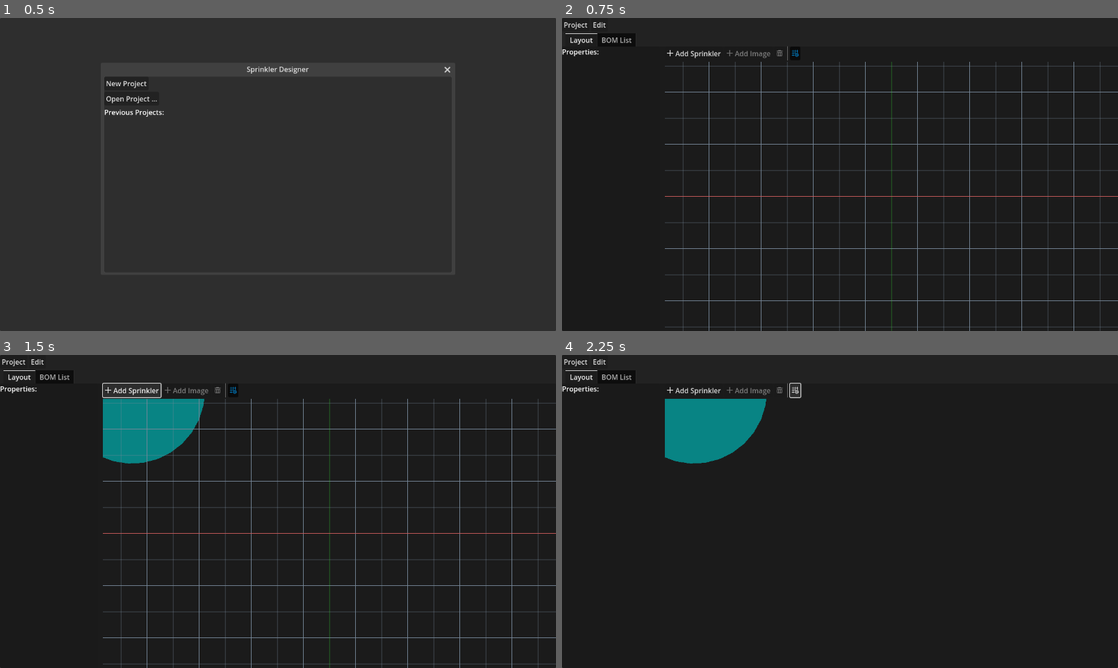
Above: before the commit, frames 1-4 (two rows, left to right).
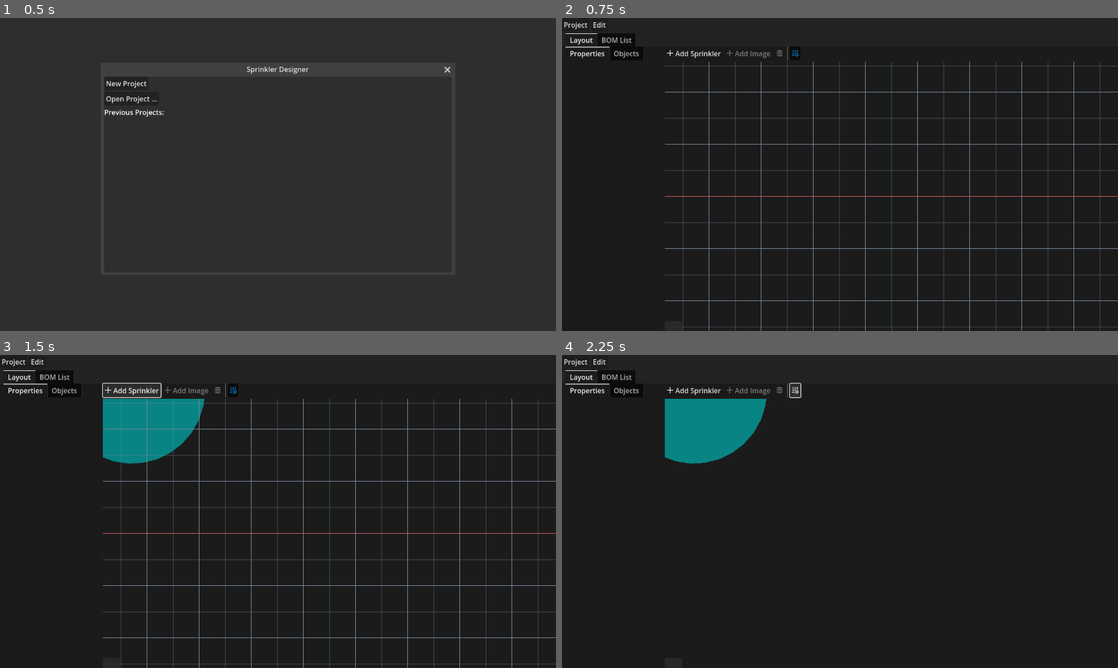
Above: after the commit, the same moments.

Repository: hankedan000/yardscaper
Game: Godot game, scene res://scenes/Main/Main.tscn
The game is run twice, just before and just after one commit, with the same random seed, the same clock (stepped at 60 frames per second) and the same inputs.
Inputs (mouse positions are in pixels of both pictures, inside the frame that each line leads up to):
- Up to frame 1 (0.5 s): no input
- Up to frame 2 (0.75 s): click "New Project" at 0.5 s
- Up to frame 3 (1.5 s): click "Add Sprinkler" at 1.25 s
- Up to frame 4 (2.25 s): click (795, 389) at 2 s

Frame 1 is identical in both runs. In frame 2, 0.2% of the frame differs, in the area x 0-14%, y 9-13%; in frame 3, 0.2%; in frame 4, 0.2%.

Commit message:
Initial work toward reordering objects

Diff:
--- a/SprinklerDesigner/scenes/ImageNode/ImageNode.gd
+++ b/SprinklerDesigner/scenes/ImageNode/ImageNode.gd
@@ -4,6 +4,13 @@
 @onready var texture_rect := $TextureRect
 
 var filename : String = ""
+
+var user_label : String = "" :
+	set(value):
+		var old_value = user_label
+		user_label = value
+		if old_value != user_label:
+			emit_signal('property_changed', 'user_label', old_value, user_label)
 
 var width_ft : float = 0:
 	set(value):
@@ -48,7 +55,9 @@
 func serialize():
 	var position_ft = Utils.px_to_ft_vec(position)
 	return {
+		'class_name' : 'ImageNode',
 		'filename' : filename,
+		'user_label' : user_label,
 		'position_ft' : [position_ft.x, position_ft.y],
 		'width_ft' : width_ft,
 		'height_ft' : height_ft
@@ -56,6 +65,7 @@
 
 func deserialize(obj):
 	filename = obj['filename']
+	user_label = obj['user_label']
 	var pos_ft = obj['position_ft']
 	position = Vector2(Utils.ft_to_px(pos_ft[0]), Utils.ft_to_px(pos_ft[1]))
 	width_ft = Utils.dict_get(obj, 'width_ft', 0)
--- a/SprinklerDesigner/scenes/LayoutPanel/LayoutPanel.gd
+++ b/SprinklerDesigner/scenes/LayoutPanel/LayoutPanel.gd
@@ -2,15 +2,14 @@
 
 @onready var img_dialog               := $ImgDialog
 
-@onready var sprink_prop_list         := $HSplitContainer/PropertiesPanel/VBox/ScrollContainer/SprinklerPropertiesList
-@onready var img_prop_list            := $HSplitContainer/PropertiesPanel/VBox/ScrollContainer/ImageNodePropertiesList
+@onready var sprink_prop_list         := $HSplitContainer/LeftPane/Properties/SprinklerPropertiesList
+@onready var img_prop_list            := $HSplitContainer/LeftPane/Properties/ImageNodePropertiesList
+@onready var objects_list             := $HSplitContainer/LeftPane/Objects
 
 @onready var add_img_button           := $HSplitContainer/Layout/LayoutToolbar/AddImage
-
+@onready var remove_button            := $HSplitContainer/Layout/LayoutToolbar/RemoveButton
 @onready var world_container          := $HSplitContainer/Layout/World/ViewportContainer
 @onready var mouse_pos_label          := $HSplitContainer/Layout/World/MousePosLabel
-
-@onready var remove_button            := $HSplitContainer/Layout/LayoutToolbar/RemoveButton
 
 @export var SprinklerScene : PackedScene = null
 
@@ -55,6 +54,7 @@
 	TheProject.closed.connect(_on_TheProject_closed)
 	sprink_prop_list.visible = false
 	img_prop_list.visible = false
+	objects_list.world = world_container
 	undo_redo_ctrl.before_a_do.connect(_on_undo_redo_ctrl_before_a_do)
 	undo_redo_ctrl.after_a_do.connect(_on_undo_redo_ctrl_after_a_do)
 
@@ -90,7 +90,7 @@
 			var smallest_dist_px = null
 			var nearest_sprink = null
 			var clicked_image = null
-			for child in world_container.viewport.get_children():
+			for child in world_container.objects.get_children():
 				if child is Sprinkler:
 					var dist_px = (child.position - pos_in_world_px).length()
 					if dist_px > Utils.ft_to_px(child.dist_ft):
@@ -176,7 +176,7 @@
 	sprinkler_to_add = SprinklerScene.instantiate()
 	sprinkler_to_add.user_label = "Sprinkler%d" % TheProject.sprinklers.size()
 	sprinkler_to_add.position = _global_xy_to_pos_in_world(get_global_mouse_position())
-	world_container.viewport.add_child(sprinkler_to_add)
+	world_container.objects.add_child(sprinkler_to_add)
 	mode = Mode.AddSprinkler
 
 func _on_add_image_pressed():
@@ -190,14 +190,14 @@
 	selected_obj = null
 
 func _on_TheProject_node_changed(obj, change_type, args):
-	var obj_in_world = obj.get_parent() == world_container.viewport
+	var obj_in_world = obj in world_container.objects.get_children()
 	match change_type:
 		TheProject.ChangeType.ADD:
 			if not obj_in_world:
-				world_container.viewport.add_child(obj)
+				world_container.objects.add_child(obj)
 		TheProject.ChangeType.REMOVE:
 			if obj_in_world:
-				world_container.viewport.remove_child(obj)
+				world_container.objects.remove_child(obj)
 		TheProject.ChangeType.PROP_EDIT:
 			if not _ignore_while_in_undo_redo:
 				var prop = args[0]
--- a/SprinklerDesigner/scenes/LayoutPanel/LayoutPanel.tscn
+++ b/SprinklerDesigner/scenes/LayoutPanel/LayoutPanel.tscn
@@ -8,6 +8,13 @@
 [ext_resource type="PackedScene" uid="uid://bujgf1ym2asal" path="res://scenes/ImageNodePropertyEditor/ImageNodePropertyEditor.tscn" id="4_5fxwu"]
 [ext_resource type="Texture2D" uid="uid://cphnqsvx30p2c" path="res://assets/icons/Remove.svg" id="4_15auh"]
 [ext_resource type="Texture2D" uid="uid://covc7nfq44by2" path="res://assets/icons/GridToggle.svg" id="4_xhgqy"]
+[ext_resource type="PackedScene" uid="uid://c7ey0qd3m5ads" path="res://scenes/ObjectsList/ObjectsList.tscn" id="5_wvxvo"]
+
+[sub_resource type="StyleBoxFlat" id="StyleBoxFlat_31l3s"]
+bg_color = Color(0.180392, 0.180392, 0.180392, 0.705882)
+
+[sub_resource type="Theme" id="Theme_kss1b"]
+Label/styles/normal = SubResource("StyleBoxFlat_31l3s")
 
 [node name="LayoutPanel" type="PanelContainer"]
 anchors_preset = 15
@@ -29,27 +36,23 @@
 [node name="HSplitContainer" type="HSplitContainer" parent="."]
 layout_mode = 2
 
-[node name="PropertiesPanel" type="PanelContainer" parent="HSplitContainer"]
-layout_mode = 2
-size_flags_vertical = 3
-
-[node name="VBox" type="VBoxContainer" parent="HSplitContainer/PropertiesPanel"]
+[node name="LeftPane" type="TabContainer" parent="HSplitContainer"]
 layout_mode = 2
 
-[node name="Label" type="Label" parent="HSplitContainer/PropertiesPanel/VBox"]
-layout_mode = 2
-text = "Properties:"
-
-[node name="ScrollContainer" type="ScrollContainer" parent="HSplitContainer/PropertiesPanel/VBox"]
+[node name="Properties" type="ScrollContainer" parent="HSplitContainer/LeftPane"]
 custom_minimum_size = Vector2(225, 0)
 layout_mode = 2
 size_flags_vertical = 3
 horizontal_scroll_mode = 0
 
-[node name="SprinklerPropertiesList" parent="HSplitContainer/PropertiesPanel/VBox/ScrollContainer" instance=ExtResource("3_ymlas")]
+[node name="SprinklerPropertiesList" parent="HSplitContainer/LeftPane/Properties" instance=ExtResource("3_ymlas")]
 layout_mode = 2
 
-[node name="ImageNodePropertiesList" parent="HSplitContainer/PropertiesPanel/VBox/ScrollContainer" instance=ExtResource("4_5fxwu")]
+[node name="ImageNodePropertiesList" parent="HSplitContainer/LeftPane/Properties" instance=ExtResource("4_5fxwu")]
+layout_mode = 2
+
+[node name="Objects" parent="HSplitContainer/LeftPane" instance=ExtResource("5_wvxvo")]
+visible = false
 layout_mode = 2
 
 [node name="Layout" type="VBoxContainer" parent="HSplitContainer"]
@@ -102,6 +105,7 @@
 offset_top = -23.0
 offset_right = 40.0
 grow_vertical = 0
+theme = SubResource("Theme_kss1b")
 
 [connection signal="file_selected" from="ImgDialog" to="." method="_on_img_dialog_file_selected"]
 [connection signal="pressed" from="HSplitContainer/Layout/LayoutToolbar/AddSprinkler" to="." method="_on_add_sprinkler_pressed"]
--- /dev/null
+++ b/SprinklerDesigner/scenes/ObjectsList/ObjectsList.gd
@@ -0,0 +1,84 @@
+extends VBoxContainer
+
+@onready var grid := $ScrollContainer/ObjectsGrid
+
+var _ui_needs_sync = false
+
+var world : WorldViewportContainer = null:
+	set(value):
+		if value is WorldViewportContainer:
+			world = value
+			world.objects.child_entered_tree.connect(_on_world_child_entered_tree)
+			world.objects.child_exiting_tree.connect(_on_world_child_exiting_tree)
+			world.objects.child_order_changed.connect(_on_world_child_order_changed)
+			queue_ui_sync()
+
+func _ready():
+	queue_ui_sync()
+
+func _process(_delta):
+	if _ui_needs_sync:
+		_sync_ui()
+
+func queue_ui_sync():
+	_ui_needs_sync = true
+
+func _sync_ui():
+	_ui_needs_sync = false
+	if world == null:
+		return
+
+	# grow/shrink the UI's list of object to match objects in world
+	var objects = world.objects.get_children()
+	var do_adds = grid.get_child_count() < len(objects)
+	while len(objects) != grid.get_child_count():
+		if do_adds:
+			var new_item := Button.new()
+			grid.add_child(new_item)
+		else:
+			grid.remove_child(grid.get_child(grid.get_child_count() - 1))
+
+	# update UI's labels to match names of objects in world
+	for idx in range(len(objects)):
+		var obj = objects[idx]
+		var button : Button = grid.get_child(idx)
+		button.text = obj.user_label
+		button.alignment = HORIZONTAL_ALIGNMENT_LEFT
+
+func _shift_object(dir):
+	var focus_owner = get_viewport().gui_get_focus_owner()
+	var from_idx = -1
+	for idx in range(grid.get_child_count()):
+		var control : Control = grid.get_child(idx)
+		if control == focus_owner:
+			from_idx = idx
+			break
+
+	if from_idx < 0:
+		return # nothing to shift
+
+	if world:
+		var to_idx = from_idx + dir
+		var object_count = world.objects.get_child_count()
+		if to_idx < 0 or to_idx >= object_count:
+			return # can't shift off the end of list
+		var obj = world.objects.get_child(from_idx)
+		world.objects.move_child(obj, to_idx)
+		grid.get_child(to_idx).grab_focus()
+
+func _on_world_child_entered_tree(_node: Node):
+	queue_ui_sync()
+
+func _on_world_child_exiting_tree(_node: Node):
+	queue_ui_sync()
+
+func _on_world_child_order_changed():
+	queue_ui_sync()
+
+func _on_down_button_pressed():
+	_shift_object(+1)
+	queue_ui_sync()
+
+func _on_up_button_pressed():
+	_shift_object(-1)
+	queue_ui_sync()
--- /dev/null
+++ b/SprinklerDesigner/scenes/ObjectsList/ObjectsList.tscn
@@ -0,0 +1,48 @@
+[gd_scene load_steps=4 format=3 uid="uid://c7ey0qd3m5ads"]
+
+[ext_resource type="Script" path="res://scenes/ObjectsList/ObjectsList.gd" id="1_fr5fy"]
+[ext_resource type="Texture2D" uid="uid://bxfpdstl8w887" path="res://assets/icons/MoveDown.svg" id="2_w41uf"]
+[ext_resource type="Texture2D" uid="uid://dlrg0qwf5onb6" path="res://assets/icons/MoveUp.svg" id="3_hpkur"]
+
+[node name="ObjectsList" type="VBoxContainer"]
+custom_minimum_size = Vector2(225, 0)
+offset_right = 225.0
+offset_bottom = 165.0
+script = ExtResource("1_fr5fy")
+
+[node name="HBox" type="HBoxContainer" parent="."]
+layout_mode = 2
+
+[node name="DownButton" type="Button" parent="HBox"]
+layout_mode = 2
+tooltip_text = "Move object down"
+focus_mode = 0
+icon = ExtResource("2_w41uf")
+
+[node name="UpButton" type="Button" parent="HBox"]
+layout_mode = 2
+tooltip_text = "Move object up"
+focus_mode = 0
+icon = ExtResource("3_hpkur")
+
+[node name="ScrollContainer" type="ScrollContainer" parent="."]
+layout_mode = 2
+size_flags_vertical = 3
+
+[node name="ObjectsGrid" type="GridContainer" parent="ScrollContainer"]
+layout_mode = 2
+
+[node name="Button" type="Button" parent="ScrollContainer/ObjectsGrid"]
+layout_mode = 2
+text = "1234"
+
+[node name="Button2" type="Button" parent="ScrollContainer/ObjectsGrid"]
+layout_mode = 2
+text = "5678"
+
+[node name="Button3" type="Button" parent="ScrollContainer/ObjectsGrid"]
+layout_mode = 2
+text = "abcd"
+
+[connection signal="pressed" from="HBox/DownButton" to="." method="_on_down_button_pressed"]
+[connection signal="pressed" from="HBox/UpButton" to="." method="_on_up_button_pressed"]
--- a/SprinklerDesigner/scenes/Sprinkler/Sprinkler.gd
+++ b/SprinklerDesigner/scenes/Sprinkler/Sprinkler.gd
@@ -147,6 +147,7 @@
 func serialize():
 	var position_ft = Utils.px_to_ft_vec(position)
 	return {
+		'class_name' : 'Sprinkler',
 		'position_ft' : [position_ft.x, position_ft.y],
 		'rotation_deg' : int(rotation_degrees),
 		'dist_ft' : dist_ft,
--- a/SprinklerDesigner/scenes/WorldViewportContainer/WorldViewportContainer.gd
+++ b/SprinklerDesigner/scenes/WorldViewportContainer/WorldViewportContainer.gd
@@ -1,10 +1,12 @@
 extends SubViewportContainer
+class_name WorldViewportContainer
 
 const MAJOR_LINE_WIDTH := 1
 const ORIGIN_VERT_COLOR := Color.LIME_GREEN
 const ORIGIN_HORZ_COLOR := Color.INDIAN_RED
 
 @onready var viewport      : Viewport = $Viewport
+@onready var objects       := $Viewport/Objects
 @onready var pan_zoom_ctrl := $Viewport/PanZoomController
 @onready var camera2d      : Camera2D = $Viewport/Camera2D
 
--- a/SprinklerDesigner/scenes/WorldViewportContainer/WorldViewportContainer.tscn
+++ b/SprinklerDesigner/scenes/WorldViewportContainer/WorldViewportContainer.tscn
@@ -19,6 +19,8 @@
 size = Vector2i(1280, 720)
 render_target_update_mode = 4
 
+[node name="Objects" type="Node2D" parent="Viewport"]
+
 [node name="PanZoomController" parent="Viewport" instance=ExtResource("1_bty5q")]
 
 [node name="Camera2D" type="Camera2D" parent="Viewport"]
Not shown: 1 places in SprinklerDesigner/scenes/LayoutPanel/LayoutPanel.tscn that only renumber resources
